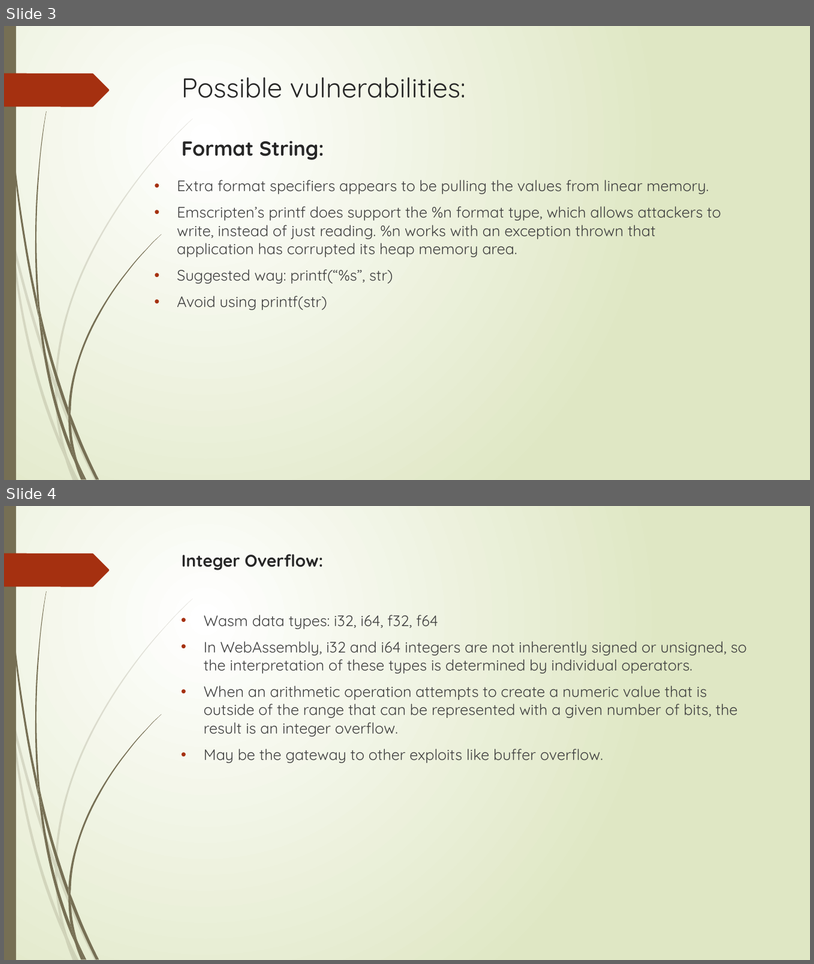
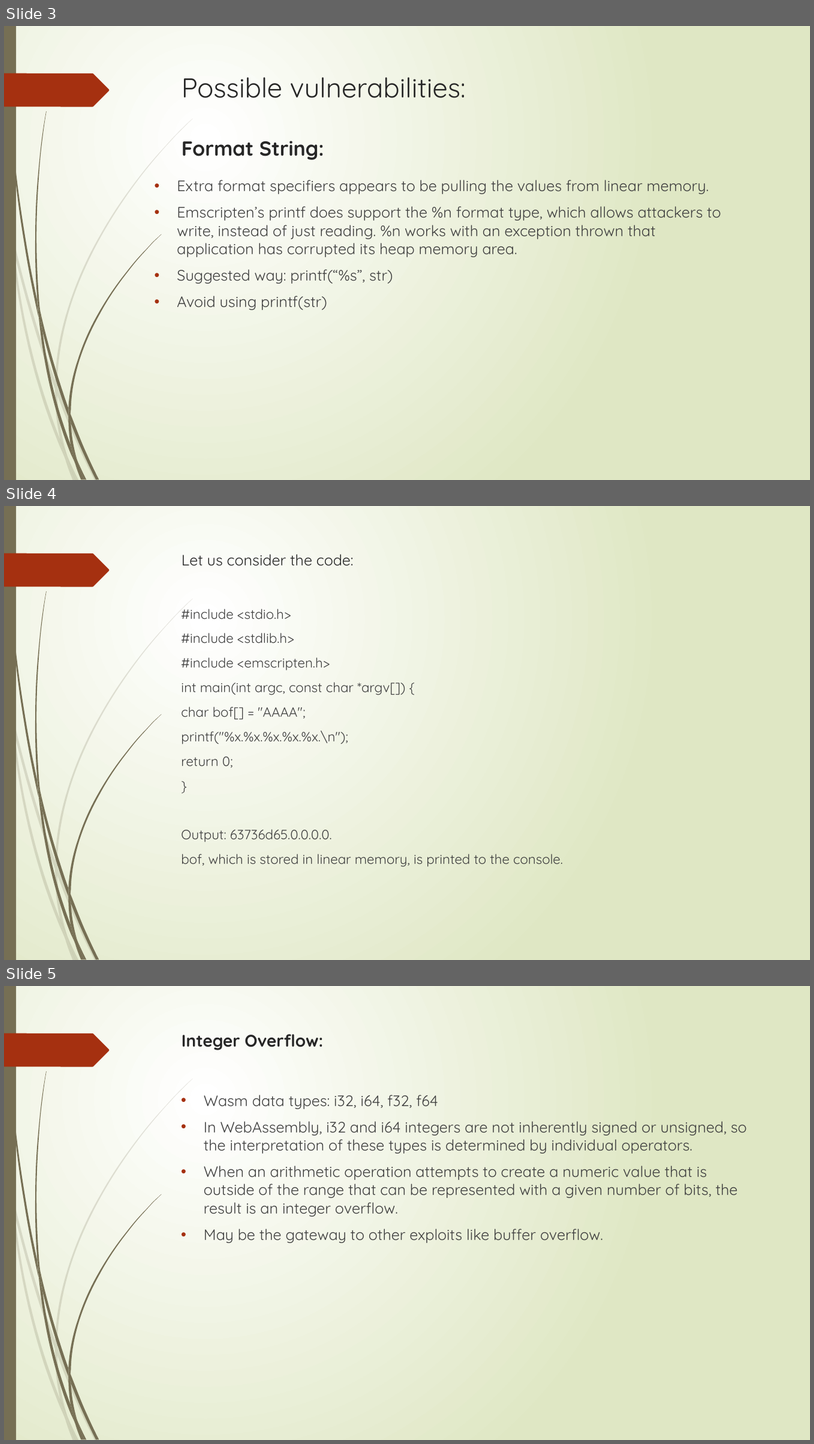
Before and after one commit to dhanushareddy988/journey, a slide deck: Security Vulnerabilities in WebAssembly.pptx. Shown one above the other, each under a label of ours: slides 3 and 4 before the commit, slides 3, 4 and 5 after it. The pictures are 814x964 and 814x1444 pixels, drawn with LibreOffice and Linux fonts; fonts in the diff are those of the drawing. Boxes give left, top, right and bottom in pixels: in the first picture for what was removed or moved away, otherwise in the second. Text is boxed around its words. In the diff, an @@ line names an element or a change of style, - is before the commit and + after.

```diff
--- a/Security Vulnerabilities in WebAssembly.pptx
+++ b/Security Vulnerabilities in WebAssembly.pptx
@@ slide 4 added at box(4, 506, 810, 960), background gradient #FFFFFF to #DFE8C4; not listed: 24 template elements that a slide beside it also shows @@
@@ title added at box(182, 554, 354, 566), 18 pt, text #262626 @@
+Let us consider the code:
@@ text added at box(181, 609, 563, 867), 16 pt, text #404040 @@
+#include <stdio.h>
+#include <stdlib.h>
+#include <emscripten.h>
+int main(int argc, const char *argv[]) {
+char bof[] = "AAAA";
+printf("%x.%x.%x.%x.%x.\n");
+return 0;
+}
+Output: 63736d65.0.0.0.0.
+bof, which is stored in linear memory, is printed to the console.
@@ what was slide 4 is now slide 5 @@
```
Also in this commit, not shown: 3 slides changed, 4 other slides added.
